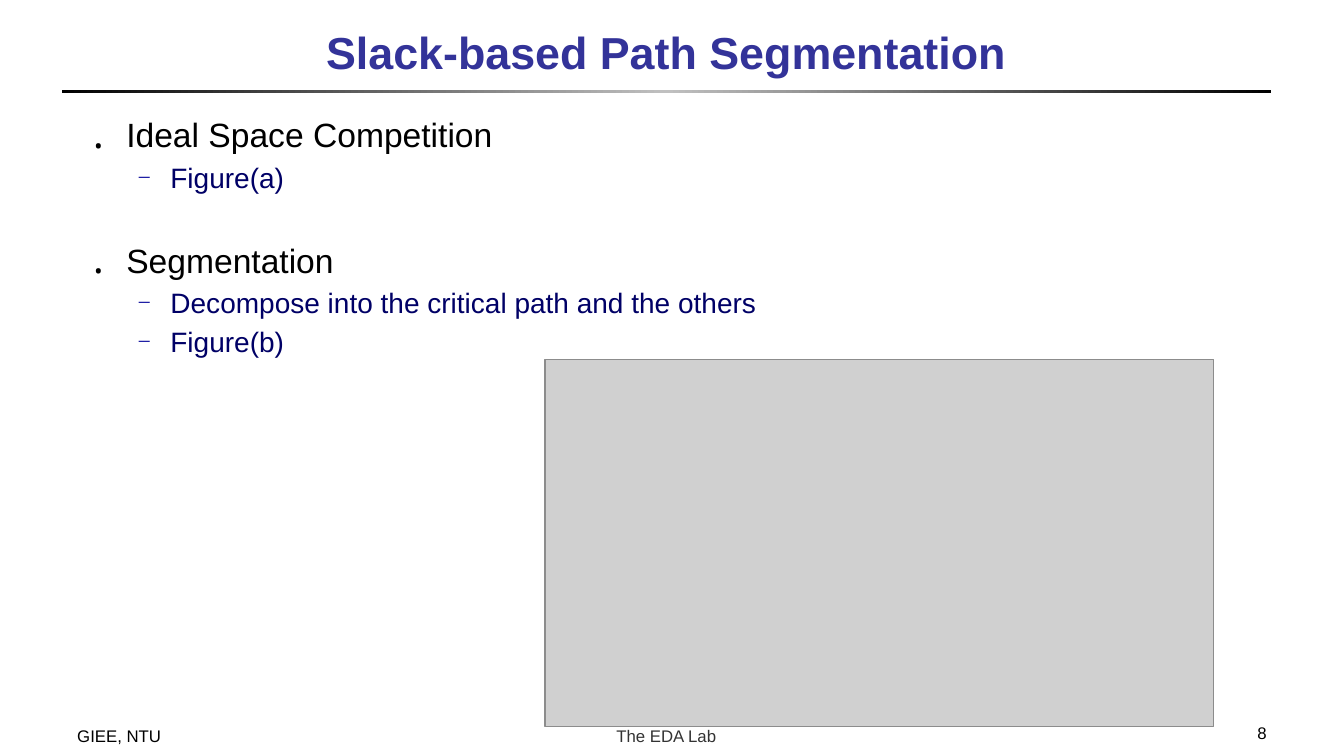
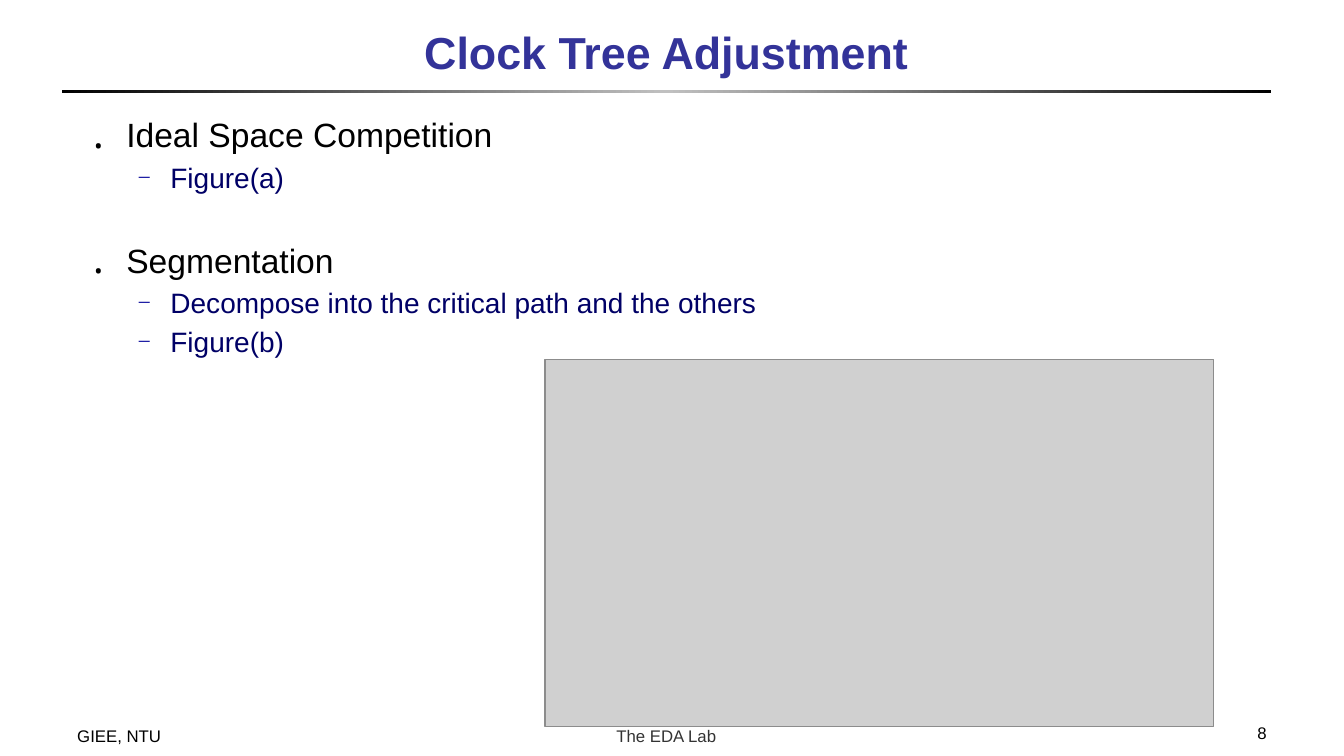
Before and after one commit to doctry/paper, a slide deck: slide 8 of incremental placement routing/Incremental Timing-Driven Placement With Approximated Signoff Wire Delay and Regression-Based Cell Delay.pptx. Drawn at 1344x756 pixels with LibreOffice and Linux fonts; fonts in the diff are those of the drawing; grey boxes stand for pictures. Boxes give left, top, right and bottom in pixels: in the first picture for what was removed or moved away, otherwise in the second. Text is boxed around its words. In the diff, an @@ line names an element or a change of style, - is before the commit and + after.

```diff
--- a/incremental placement routing/Incremental Timing-Driven Placement With Approximated Signoff Wire Delay and Regression-Based Cell Delay.pptx
+++ b/incremental placement routing/Incremental Timing-Driven Placement With Approximated Signoff Wire Delay and Regression-Based Cell Delay.pptx
@@ title at box(424, 36, 908, 78): text changed @@
-Slack-based Path Segmentation
+Clock Tree Adjustment
```
Also in this commit, not shown: 1 other slide changed.
